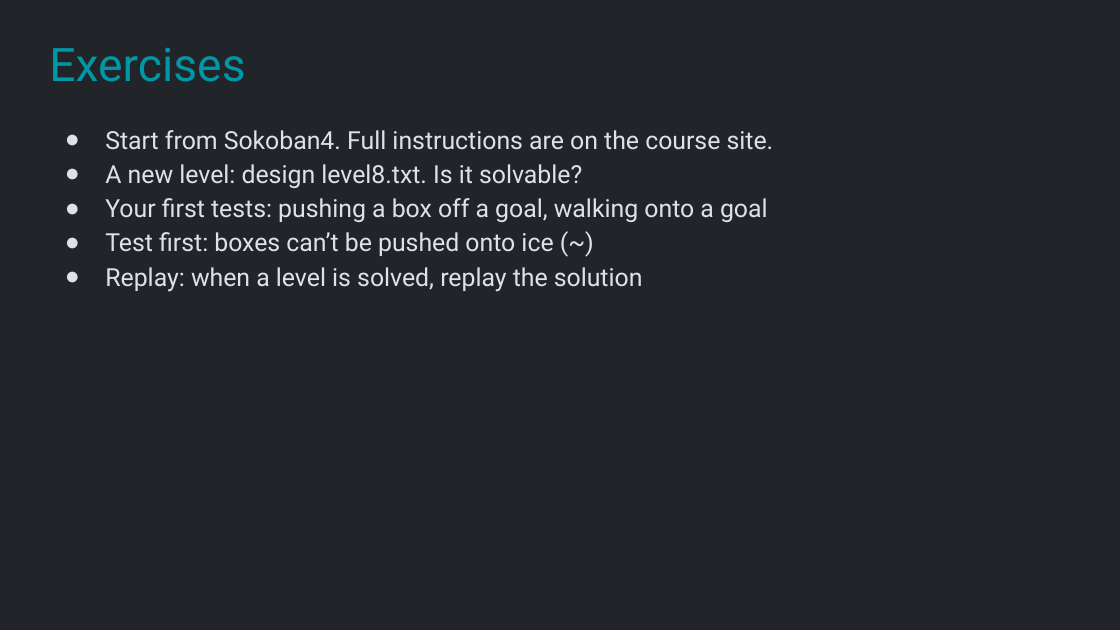
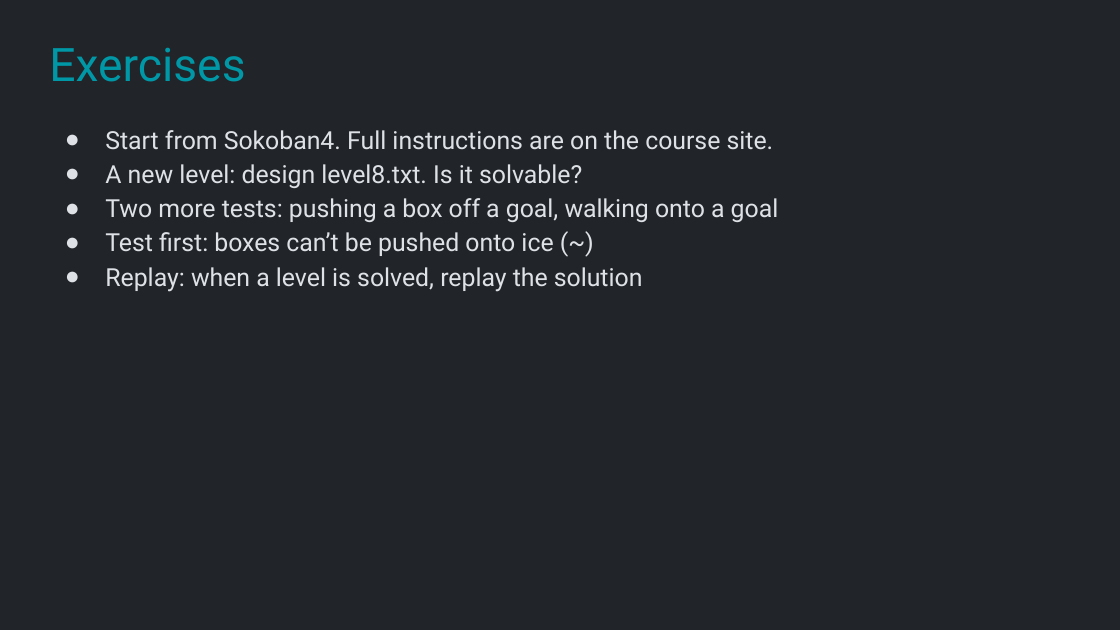
Before and after one commit to Metamate/gar, a slide deck: slide 34 of slides/04 Sokoban.pptx. Drawn at 1120x630 pixels with LibreOffice and Linux fonts; fonts in the diff are those of the drawing. Boxes give left, top, right and bottom in pixels: in the first picture for what was removed or moved away, otherwise in the second. Text is boxed around its words. In the diff, an @@ line names an element or a change of style, - is before the commit and + after.

```diff
--- a/slides/04 Sokoban.pptx
+++ b/slides/04 Sokoban.pptx
@@ text at box(105, 198, 779, 222): text changed @@
-● Your first tests: pushing a box off a goal, walking onto a goal
+● Two more tests: pushing a box off a goal, walking onto a goal
```
Also in this commit, not shown: 6 other files.
